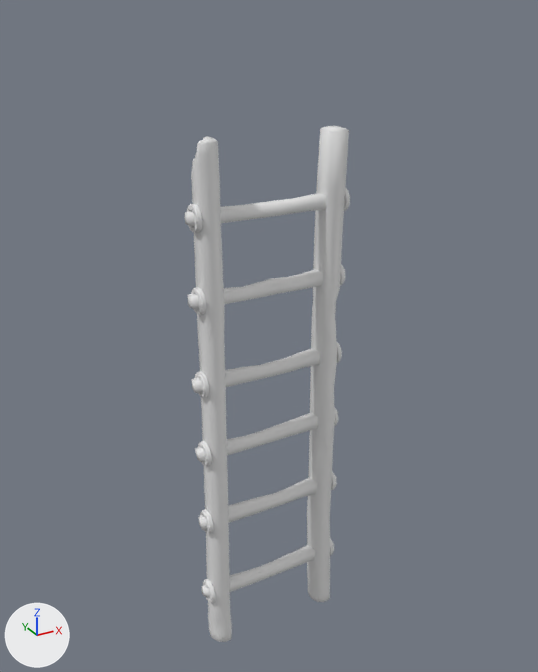
One commit to the FBX model Below/Assets/Resources/3DModels/GameArt/Props/Ladders/Ladder_01.fbx: the scene before it, then after it.
Camera for both pictures: a 50 mm camera at (-1.17, -2.12, 2.36) aimed at (0.03, 0.07, 1.26). Every picture has the same lights, and +X, +Y and +Z are marked at lower left. Where no turn or scale is listed for an object, it has been applied to the vertices.

Names of what the first picture shows: 'Ladder_01_LOD0'.
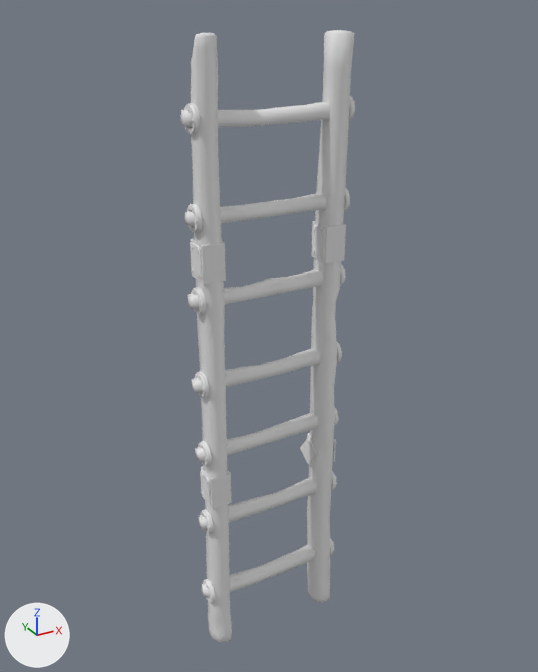
Commit message: Ladder fix

What differs and where, as boxes (x1, y1, x2, y2) in the pictures (538 x 672 px):
'Ladder_01_LOD0', reshaped (19% taller)
    before: (184, 126, 350, 642)
    after: (181, 30, 355, 642)
part 1 of me_cube_004, added
    after: (349, 96, 355, 121)
part 2 of me_cube_004, built on
    before: (191, 126, 349, 241)
    after: (181, 30, 355, 315)
part 3 of me_cube_004, added
    after: (200, 466, 231, 509)
part 4 of me_cube_004, added
    after: (300, 433, 336, 467)

Diff of the bpy script that builds the scene:
```diff
--- a/Below/Assets/Resources/3DModels/GameArt/Props/Ladders/Ladder_01.fbx.py
+++ b/Below/Assets/Resources/3DModels/GameArt/Props/Ladders/Ladder_01.fbx.py
@@ me_cube_004 @@
 # used by ob_ladder_01_lod0; location = (0.0, 0.0, 0.0)
-me_cube_004.from_pydata(...)  # 3897 vertices, 3691 faces; spans x -0.3..0.31, y -0.04..0.06, z 0.0..2.0
+me_cube_004.from_pydata(...)  # 6013 vertices, 5743 faces; spans x -0.3..0.31, y -0.05..0.1, z 0.0..2.3
+# me_cube_004 part 1: the loose piece of 112 vertices spanning x 0.27..0.29, y -0.04..0.05, z 1.71..1.8 is copied, and the copy is moved by (0.0, 0.0, 0.3); it spans x 0.27..0.29, y -0.04..0.05, z 2.01..2.1
+# me_cube_004 part 2: 34 vertices moved from x -0.27..0.27, y -0.04..0.04, z 1.89..2.0 to x -0.27..0.28, y -0.05..0.05, z 1.94..2.29; 28 vertices removed from x -0.27..0.26, y -0.04..0.05, z 1.89..2.0; 740 vertices added at x -0.3..0.3, y -0.05..0.06, z 1.54..2.3
+# me_cube_004 part 3: 128 vertices added at x -0.27..-0.19, y -0.04..0.05, z 0.68..0.81
+# me_cube_004 part 4: 112 vertices added at x 0.19..0.28, y -0.02..0.1, z 0.68..0.81
 me_cube_004.materials.append(mat_ladder_01)
```
